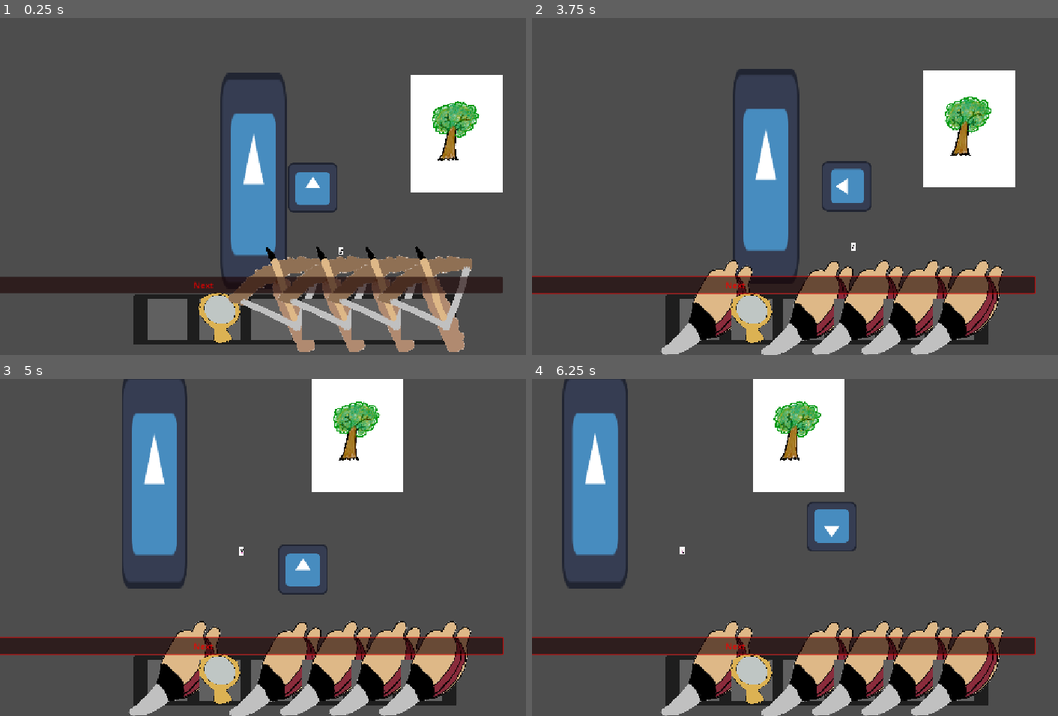
Above: before the commit, frames 1-4 (two rows, left to right).
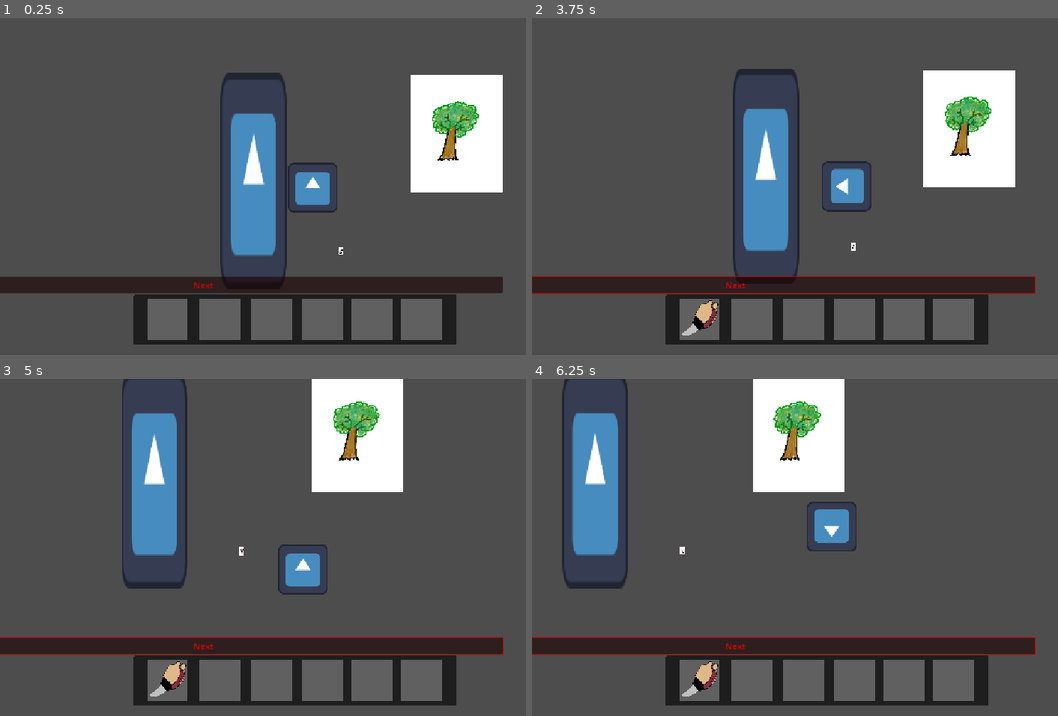
Above: after the commit, the same moments.

Repository: ygrecky/GameJam1
Game: Godot game, scene res://scenes/game_controller.tscn
The game is run twice, just before and just after one commit, with the same random seed, the same clock (stepped at 60 frames per second) and the same inputs. The engine's default icon, where the game draws it, is replaced by a stand-in: a white triangle on a blue panel in a dark square.
Inputs (mouse positions are in pixels of both pictures, inside the frame that each line leads up to):
- Up to frame 1 (0.25 s): no input
- Up to frame 2 (3.75 s): click "Next" at 0.5 s; click "Next" at 1.25 s; click (700, 317) at 2.02 s; click (752, 317) at 2.75 s; tap Enter at 3.5 s; hold Right (right) from 3.53 s (still down); hold 1 (Slot 1) from 3.53 s (still down)
- Up to frame 3 (5 s): release Right (right) at 4.28 s; release 1 (Slot 1) at 4.28 s; hold Down (down) from 4.28 s (still down); tap Space (action_1) at 4.35 s
- Up to frame 4 (6.25 s): release Down (down) at 5.03 s; hold Right (right) 5.03-5.78 s; hold 1 (Slot 1) 5.03-5.78 s; hold Up (up) from 5.78 s (still down); tap Space (action_1) at 5.85 s

The runs differ from the first frame. In frame 1, 7.9% of the frame differs, in the area x 37-90%, y 67-100%; in frame 2, 11%; in frame 3, 11%, in the area x 24-90%, y 71-100%; in frame 4, 11%.

Commit message:
inventaire

Diff:
--- a/scenes/inventaire.tscn
+++ b/scenes/inventaire.tscn
@@ -4,8 +4,10 @@
 [ext_resource type="Texture2D" uid="uid://bpubtjeqx4gp6" path="res://assets/Inventaire_texture.png" id="1_o536d"]
 [ext_resource type="Script" uid="uid://df0pytvpnva4" path="res://scripts/inventory_slot_2.gd" id="3_8anfk"]
 [ext_resource type="Texture2D" uid="uid://dcyf6utmlrbcl" path="res://assets/slot_texture.png" id="5_c2fa3"]
-[ext_resource type="Texture2D" uid="uid://bnsonebirbl84" path="res://assets/Objets/miroir.png" id="5_seaqq"]
-[ext_resource type="Texture2D" uid="uid://dh54uq3krx6kc" path="res://assets/Objets/arbalète avec carreau.png" id="5_tnoi0"]
+[ext_resource type="Script" uid="uid://b26grp73yoa42" path="res://scripts/inventory_slot_3.gd" id="6_vgcyo"]
+[ext_resource type="Script" uid="uid://3en8te26nutp" path="res://scripts/inventory_slot_4.gd" id="8_bu67e"]
+[ext_resource type="Script" uid="uid://c7lg4omvc1u1r" path="res://scripts/inventory_slot_5.gd" id="9_px32w"]
+[ext_resource type="Script" uid="uid://xgc6peh8dxs1" path="res://scripts/inventory_slot_6.gd" id="10_1dbyj"]
 
 [node name="Inventaire" type="CanvasLayer" unique_id=1760829572]
 
@@ -49,10 +51,10 @@
 [node name="objet_texture" type="TextureRect" parent="Control/Inventaire_grid/Slot_1" unique_id=2111044478]
 visibility_layer = 512
 layout_mode = 0
-offset_left = -576.0
-offset_top = 114.0
-offset_right = -374.0
-offset_bottom = 365.0
+offset_left = -531.0
+offset_top = 219.0
+offset_right = -451.0
+offset_bottom = 313.0
 expand_mode = 1
 
 [node name="Slot_2" type="Control" parent="Control/Inventaire_grid" unique_id=1937467634]
@@ -70,16 +72,15 @@
 
 [node name="objet_texture" type="TextureRect" parent="Control/Inventaire_grid/Slot_2" unique_id=1971636118]
 layout_mode = 0
-offset_left = -438.0
-offset_top = 216.0
-offset_right = -352.0
-offset_bottom = 315.0
-texture = ExtResource("5_seaqq")
+offset_left = -419.0
+offset_top = 236.0
+offset_right = -369.0
+offset_bottom = 304.0
 expand_mode = 1
 
 [node name="Slot_3" type="Control" parent="Control/Inventaire_grid" unique_id=1152076168]
 layout_mode = 2
-script = ExtResource("1_1ntmo")
+script = ExtResource("6_vgcyo")
 
 [node name="TextureButton" type="TextureButton" parent="Control/Inventaire_grid/Slot_3" unique_id=1450064920]
 layout_mode = 0
@@ -93,16 +94,15 @@
 [node name="objet_texture" type="TextureRect" parent="Control/Inventaire_grid/Slot_3" unique_id=1450138734]
 visibility_layer = 512
 layout_mode = 0
-offset_left = -382.0
-offset_top = 107.0
-offset_right = -180.0
-offset_bottom = 358.0
-texture = ExtResource("5_tnoi0")
+offset_left = -332.0
+offset_top = 224.0
+offset_right = -257.0
+offset_bottom = 304.0
 expand_mode = 1
 
 [node name="Slot_4" type="Control" parent="Control/Inventaire_grid" unique_id=410106739]
 layout_mode = 2
-script = ExtResource("1_1ntmo")
+script = ExtResource("8_bu67e")
 
 [node name="TextureButton" type="TextureButton" parent="Control/Inventaire_grid/Slot_4" unique_id=1467457548]
 layout_mode = 0
@@ -116,16 +116,15 @@
 [node name="objet_texture" type="TextureRect" parent="Control/Inventaire_grid/Slot_4" unique_id=1682551733]
 visibility_layer = 512
 layout_mode = 0
-offset_left = -286.0
-offset_top = 102.0
-offset_right = -84.0
-offset_bottom = 353.0
-texture = ExtResource("5_tnoi0")
+offset_left = -233.0
+offset_top = 220.0
+offset_right = -157.0
+offset_bottom = 304.0
 expand_mode = 1
 
 [node name="Slot_5" type="Control" parent="Control/Inventaire_grid" unique_id=1737587880]
 layout_mode = 2
-script = ExtResource("1_1ntmo")
+script = ExtResource("9_px32w")
 
 [node name="TextureButton" type="TextureButton" parent="Control/Inventaire_grid/Slot_5" unique_id=1950215276]
 layout_mode = 0
@@ -139,16 +138,15 @@
 [node name="objet_texture" type="TextureRect" parent="Control/Inventaire_grid/Slot_5" unique_id=1439117912]
 visibility_layer = 512
 layout_mode = 0
-offset_left = -191.0
-offset_top = 98.0
-offset_right = 11.0
-offset_bottom = 349.0
-texture = ExtResource("5_tnoi0")
+offset_left = -137.0
+offset_top = 213.0
+offset_right = -59.0
+offset_bottom = 302.0
 expand_mode = 1
 
 [node name="Slot_6" type="Control" parent="Control/Inventaire_grid" unique_id=1367112179]
 layout_mode = 2
-script = ExtResource("1_1ntmo")
+script = ExtResource("10_1dbyj")
 
 [node name="TextureButton" type="TextureButton" parent="Control/Inventaire_grid/Slot_6" unique_id=516366019]
 layout_mode = 0
@@ -162,9 +160,8 @@
 [node name="objet_texture" type="TextureRect" parent="Control/Inventaire_grid/Slot_6" unique_id=1924192589]
 visibility_layer = 512
 layout_mode = 0
-offset_left = -95.0
-offset_top = 94.0
-offset_right = 107.0
-offset_bottom = 345.0
-texture = ExtResource("5_tnoi0")
+offset_left = -47.0
+offset_top = 212.0
+offset_right = 33.0
+offset_bottom = 298.0
 expand_mode = 1
Binary file removed: assets/Objets/aimant.png
Renamed: inventory_slot_4.gd -> scripts/inventory_slot_4.gd
Renamed: inventory_slot_4.gd.uid -> scripts/inventory_slot_4.gd.uid
Renamed: inventory_slot_5.gd -> scripts/inventory_slot_5.gd
Renamed: inventory_slot_5.gd.uid -> scripts/inventory_slot_5.gd.uid
Renamed: inventory_slot_6.gd -> scripts/inventory_slot_6.gd
Renamed: inventory_slot_6.gd.uid -> scripts/inventory_slot_6.gd.uid
